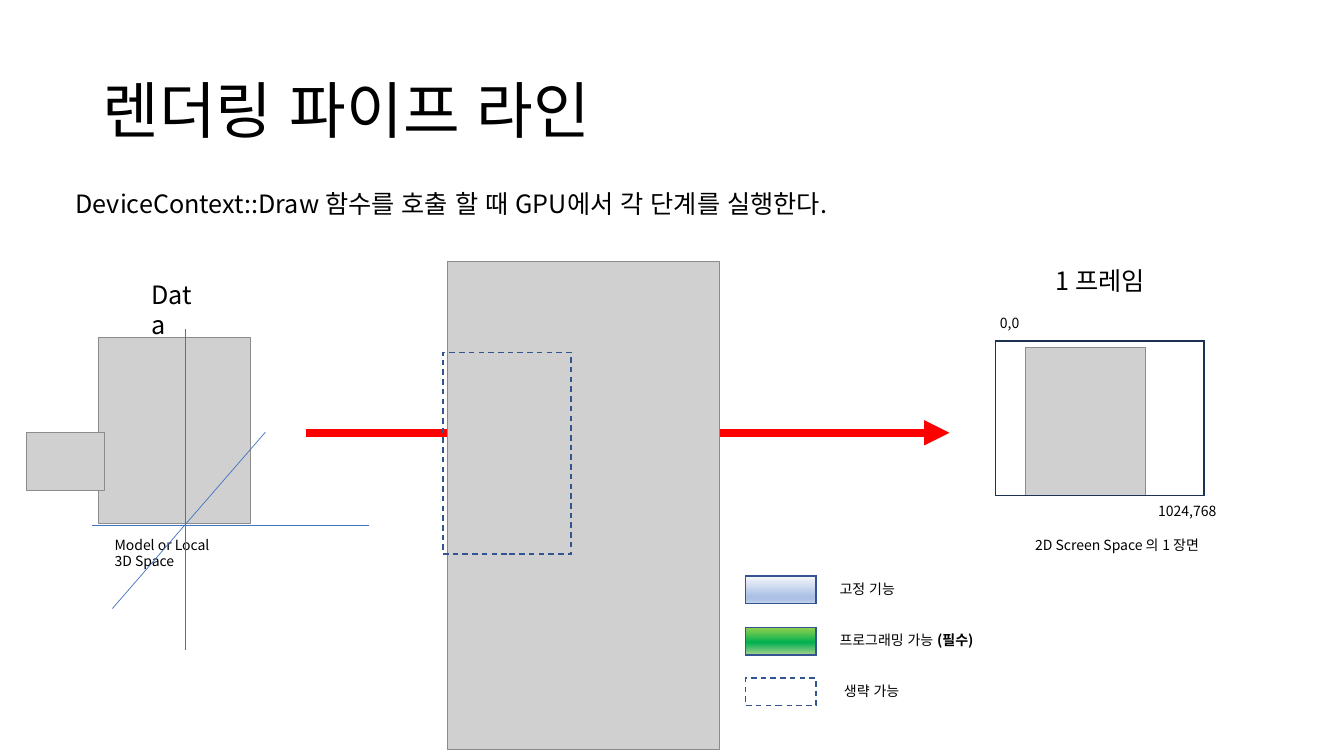
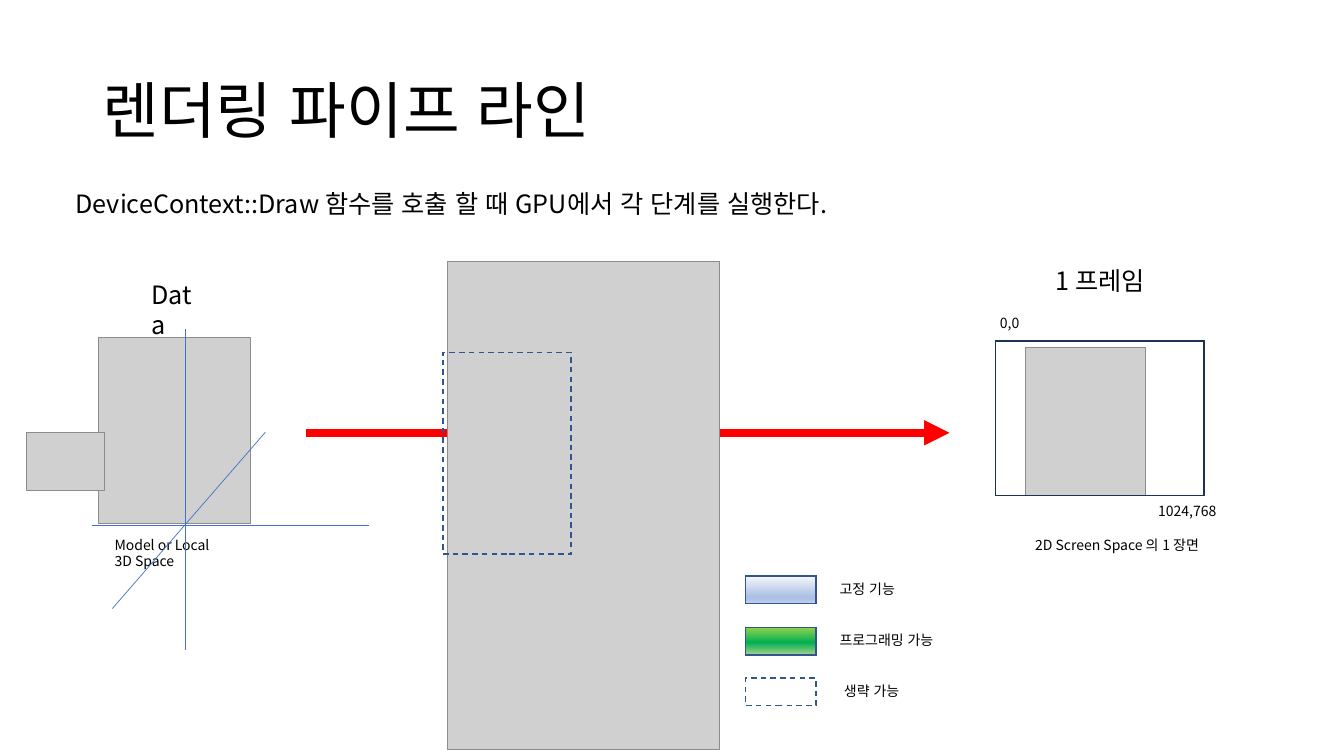
Before and after one commit to ldw9981/D3D11_Tutorial, a slide deck: slide 3 of Documents/02기초-삼각형그리기.pptx. Drawn at 1344x756 pixels with LibreOffice and Linux fonts; fonts in the diff are those of the drawing; grey boxes stand for pictures. Boxes give left, top, right and bottom in pixels: in the first picture for what was removed or moved away, otherwise in the second. Text is boxed around its words. In the diff, an @@ line names an element or a change of style, - is before the commit and + after.

```diff
--- a/Documents/02기초-삼각형그리기.pptx
+++ b/Documents/02기초-삼각형그리기.pptx
@@ text at box(840, 633, 934, 646): text changed @@
-프로그래밍 가능 (필수)
+프로그래밍 가능
```
Also in this commit, not shown: 5 other slides changed, 2 slides added, 2 slides removed, 2 other files.
